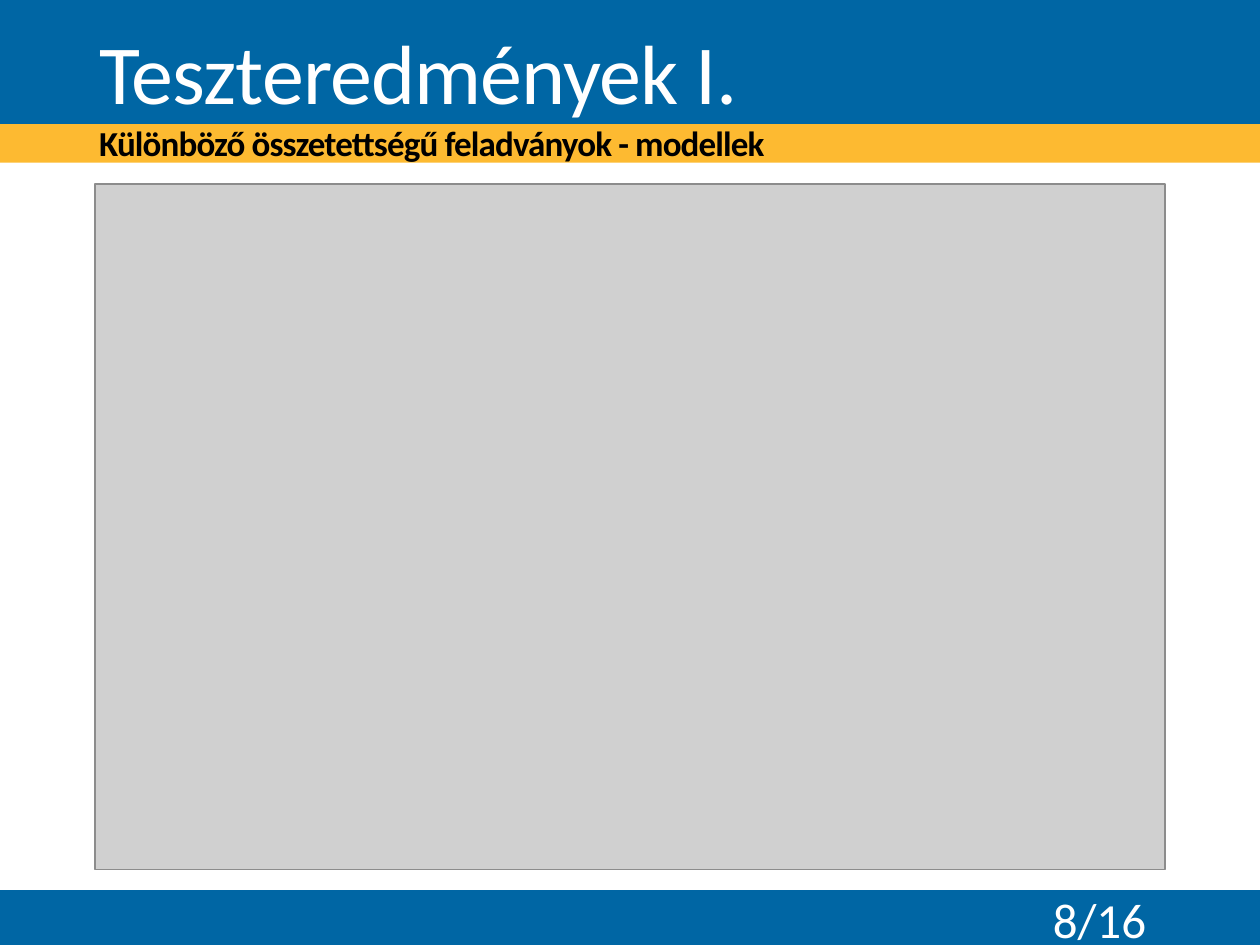
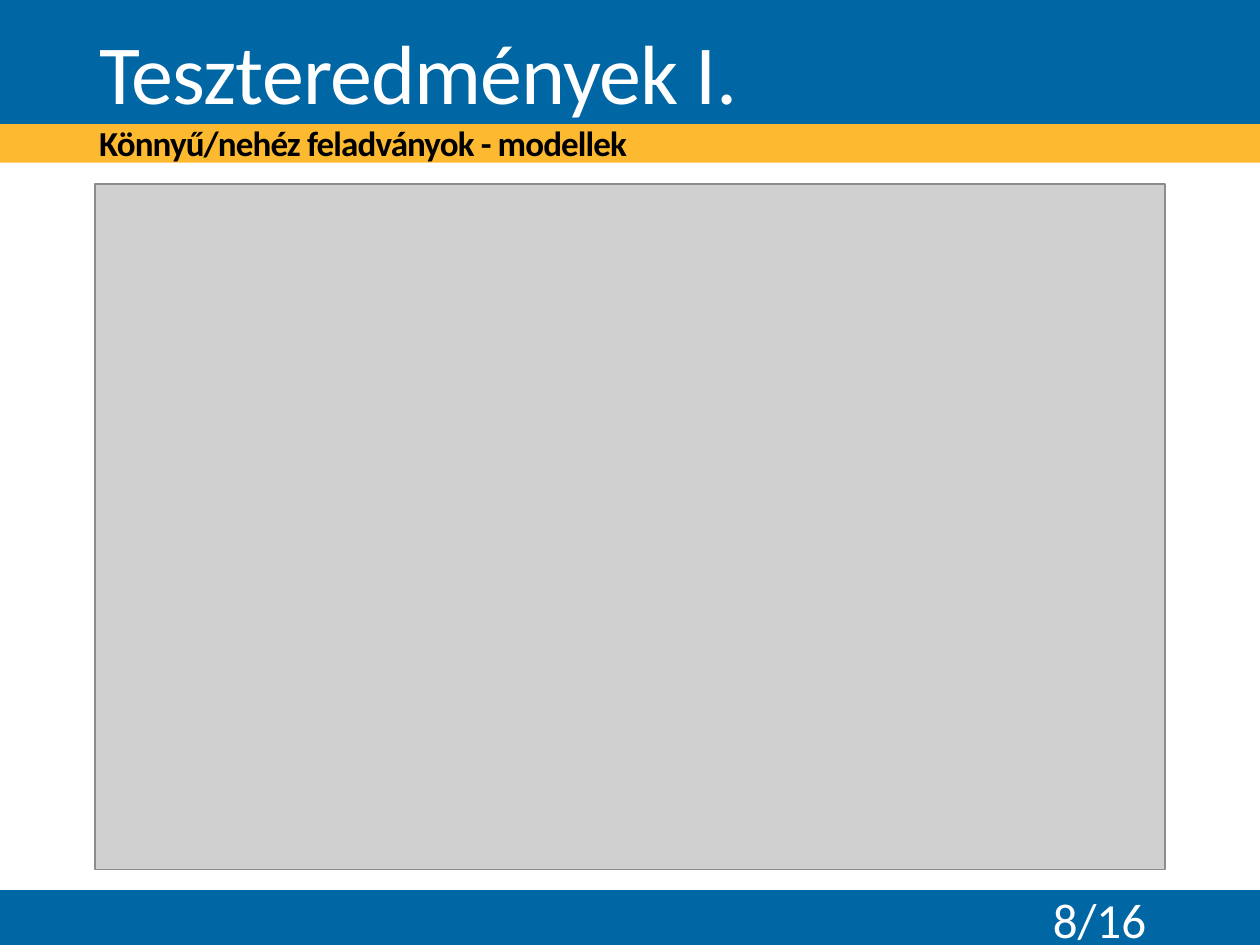
Before and after one commit to Teaching-projects/SZE-Peku221b, a slide deck: slide 8 of CP_Dolgozat/Előadás/Logikai feladványok megoldása korlátprogramozással.pptx. Drawn at 1260x945 pixels with LibreOffice and Linux fonts; fonts in the diff are those of the drawing; grey boxes stand for pictures; background and template pictures are left out. Boxes give left, top, right and bottom in pixels: in the first picture for what was removed or moved away, otherwise in the second. Text is boxed around its words. In the diff, an @@ line names an element or a change of style, - is before the commit and + after.

```diff
--- a/CP_Dolgozat/Előadás/Logikai feladványok megoldása korlátprogramozással.pptx
+++ b/CP_Dolgozat/Előadás/Logikai feladványok megoldása korlátprogramozással.pptx
@@ title at bbox=[99, 45, 737, 165]: text changed @@
-Teszteredmények I.
-Különböző összetettségű feladványok - modellek
+Teszteredmények I.
+Könnyű/nehéz feladványok - modellek
```
Also in this commit, not shown: 9 other slides changed, 1 other file.
